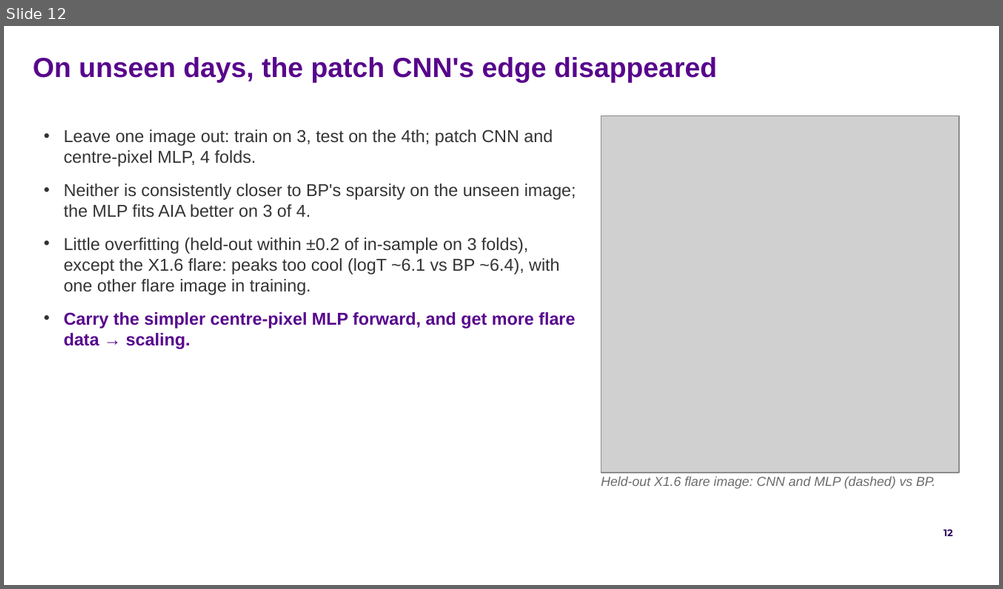
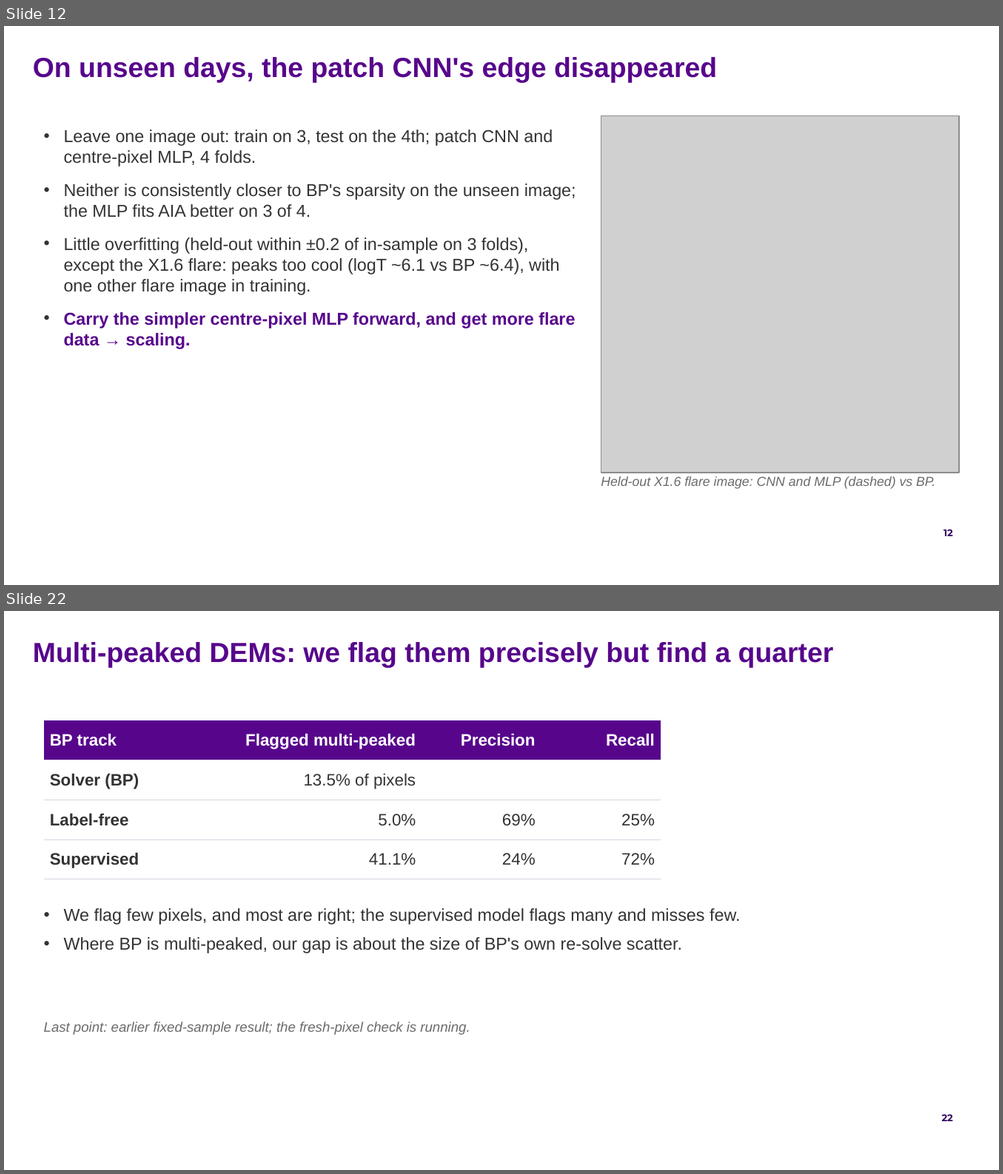
Before and after one commit to FruitPnchSamuraiG/solar-dem-inversion, a slide deck: slides/DEM_deck_v2.pptx. Shown one above the other, each under a label of ours: slide 12 before the commit, slides 12 and 22 after it; the slides between them are not shown. The pictures are 1003x589 and 1003x1174 pixels, drawn with LibreOffice and Linux fonts; fonts in the diff are those of the drawing; grey boxes stand for pictures; background and template pictures are left out. Boxes give left, top, right and bottom in pixels: in the first picture for what was removed or moved away, otherwise in the second. Text is boxed around its words. In the diff, an @@ line names an element or a change of style, - is before the commit and + after.

```diff
--- a/slides/DEM_deck_v2.pptx
+++ b/slides/DEM_deck_v2.pptx
@@ slide 22 added at [4, 611, 999, 1170], background #FFFFFF; not listed: 1 template element that a slide beside it also shows @@
@@ text added at [33, 642, 834, 668], 20 pt, text #57068C, bold @@
+Multi-peaked DEMs: we flag them precisely but find a quarter
@@ table added at [44, 721, 660, 880], 4 rows, 4 columns @@
+BP track | Flagged multi-peaked | Precision | Recall
+Solver (BP) | 13.5% of pixels |  | 
+Label-free | 5.0% | 69% | 25%
+Supervised | 41.1% | 24% | 72%
@@ text added at [64, 908, 740, 954], 12.5 pt, text #333333 @@
+• We flag few pixels, and most are right; the supervised model flags many and misses few.
+• Where BP is multi-peaked, our gap is about the size of BP's own re-solve scatter.
@@ text added at [44, 1022, 469, 1035], 10 pt, text #6B6B6B, italic @@
+Last point: earlier fixed-sample result; the fresh-pixel check is running.
```
Also in this commit, not shown: 1 slide changed, 18 other slides added, 3 other files.
